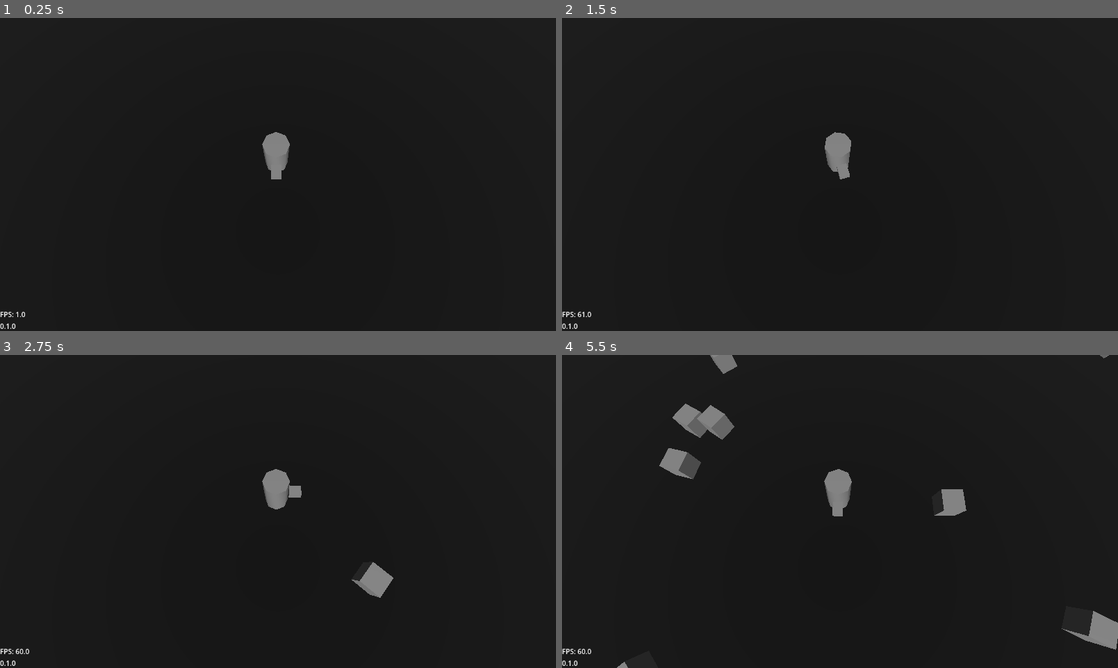
Above: before the commit, frames 1-4 (two rows, left to right).
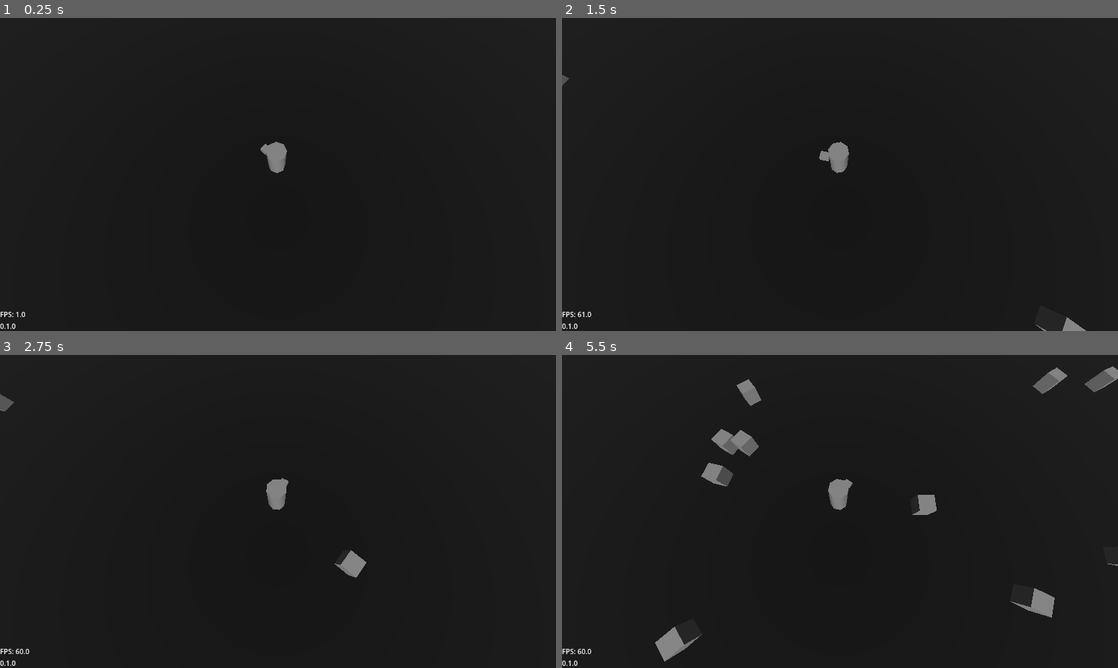
Above: after the commit, the same moments.

Repository: Grey-B/toy-defenders
Game: Godot game, scene res://src/core/main_game/main_game.tscn
The game is run twice, just before and just after one commit, with the same random seed, the same clock (stepped at 60 frames per second) and the same inputs.
Inputs (mouse positions are in pixels of both pictures, inside the frame that each line leads up to):
- Up to frame 1 (0.25 s): no input
- Up to frame 2 (1.5 s): tap Enter at 0.5 s; move the mouse to (962, 158) at 0.52 s; hold D (move_right) 0.53-1.28 s; tap I at 0.6, 1.35 s; move the mouse to (728, 190) at 1.27 s; hold S (move_down) from 1.28 s (still down)
- Up to frame 3 (2.75 s): move the mouse to (333, 442) at 2.02 s; release S (move_down) at 2.03 s; hold D (move_right) from 2.03 s (still down); tap I at 2.1 s
- Up to frame 4 (5.5 s): move the mouse to (812, 574) at 2.77 s; release D (move_right) at 2.78 s; hold W (move_up) 2.78-3.53 s; tap I every 0.75 s from 2.85 to 5.1 s; move the mouse to (1006, 558) at 3.52 s; hold A (move_left) 3.53-5.03 s; move the mouse to (673, 464) at 4.27 s; move the mouse to (867, 511) at 5.02 s; hold S (move_down) from 5.03 s (still down)

The runs differ from the first frame. In frame 1, 0.2% of the frame differs, in the area x 46-53%, y 36-52%; in frame 2, 0.4%; in frame 3, 1.0%; in frame 4, 4.7%, in the area x 9-100%, y 0-100%.

Commit message:
Player now sorta moves in the general direction of the mouse

Diff:
--- a/src/gameplay/player/player.gd
+++ b/src/gameplay/player/player.gd
@@ -10,6 +10,9 @@
 @onready var entity_root: Node3D = get_tree().get_first_node_in_group("entity_root")
 @onready var collision_shape_3d: CollisionShape3D = %CollisionShape3D
 @onready var projectile_spawn: Marker3D = %ProjectileSpawn
+@onready var camera: Camera3D = %Camera3D
+
+const RAYCAST_LENGTH: int = 1000
 
 var active_state: States = States.IDLE
 var model_instance: Node3D
@@ -43,6 +46,14 @@
 
 
 func _physics_process(_delta: float) -> void:
+	# Make player look at mouse
+	var mouse_pos: Vector2 = get_viewport().get_mouse_position()
+	var ray_from := camera.project_ray_origin(mouse_pos)
+	var ray_to := ray_from + camera.project_ray_normal(mouse_pos) * RAYCAST_LENGTH
+	ray_to.y = collision_shape_3d.global_position.y
+	collision_shape_3d.look_at(ray_to, Vector3.UP, true)
+
+	# Make player move
 	var input_dir := Input.get_vector(
 		"move_left",
 		"move_right",
@@ -59,11 +70,6 @@
 		set_state(States.IDLE)
 
 	if active_state == States.MOVE:
-		collision_shape_3d.rotation.y = lerp_angle(
-			collision_shape_3d.rotation.y,
-			atan2(velocity.x, velocity.z),
-			0.15,
-		)
 		velocity.x = direction.x * speed
 		velocity.z = direction.z * speed
 	elif active_state == States.IDLE:
--- a/src/gameplay/player/player.tscn
+++ b/src/gameplay/player/player.tscn
@@ -31,7 +31,10 @@
 transform = Transform3D(1, 0, 0, 0, 1, 0, 0, 0, 1, 0, -0.19999999, 1.3)
 
 [node name="Camera3D" type="Camera3D" parent="." unique_id=1552441341]
+unique_name_in_owner = true
 transform = Transform3D(1, 0, 0, 0, 0.2588191, 0.9659258, 0, -0.9659258, 0.2588191, 0.068574905, 9.810198, 2.9408832)
+fov = 90.0
+size = 12.0
 
 [node name="Path3D" type="Path3D" parent="." unique_id=1875791232]
 curve = SubResource("Curve3D_kh5p4")
